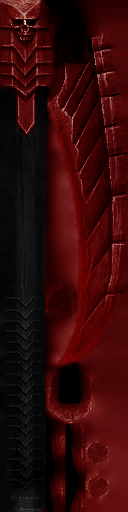
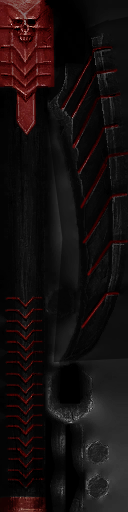
Layer changes from the first 128×512 image to the second:
added layer "Camada 0 copiar" above "Camada 1" over left=0, top=0, right=128, bottom=512
added layer "Camada 1" over left=0, top=0, right=128, bottom=512
